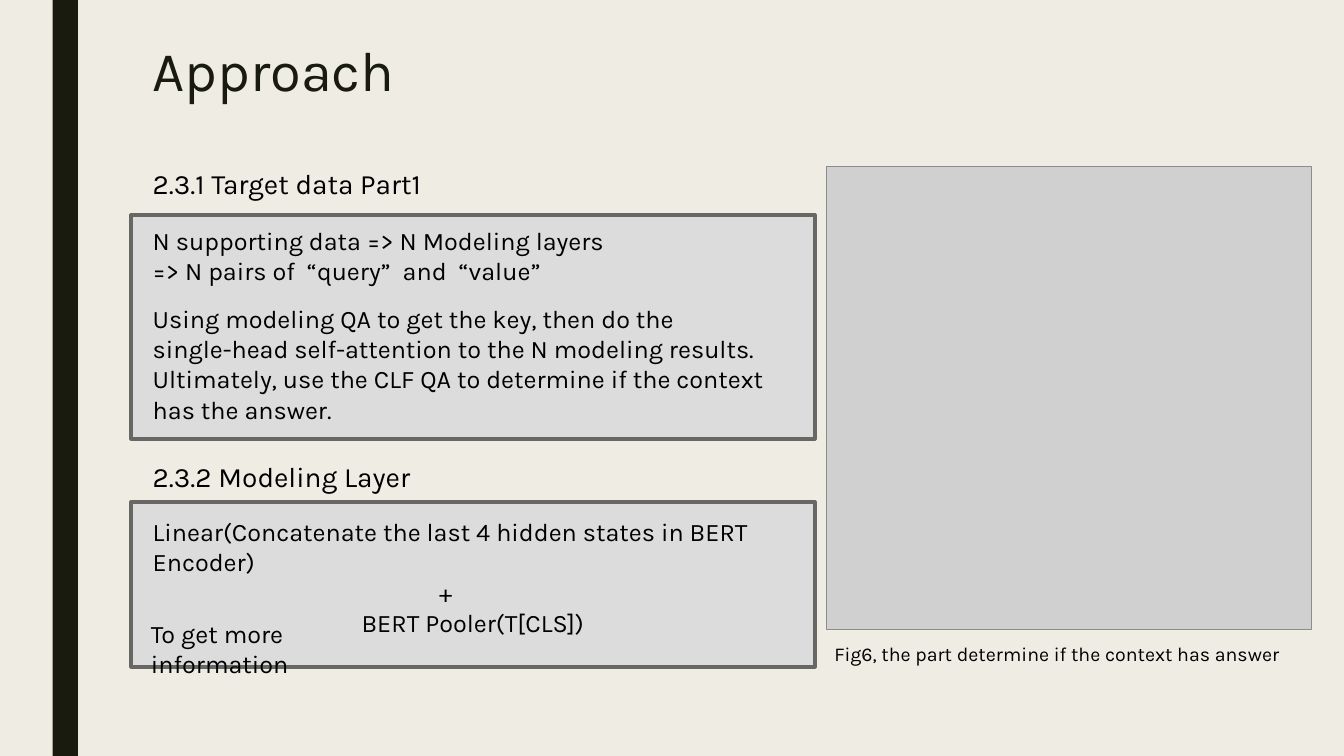
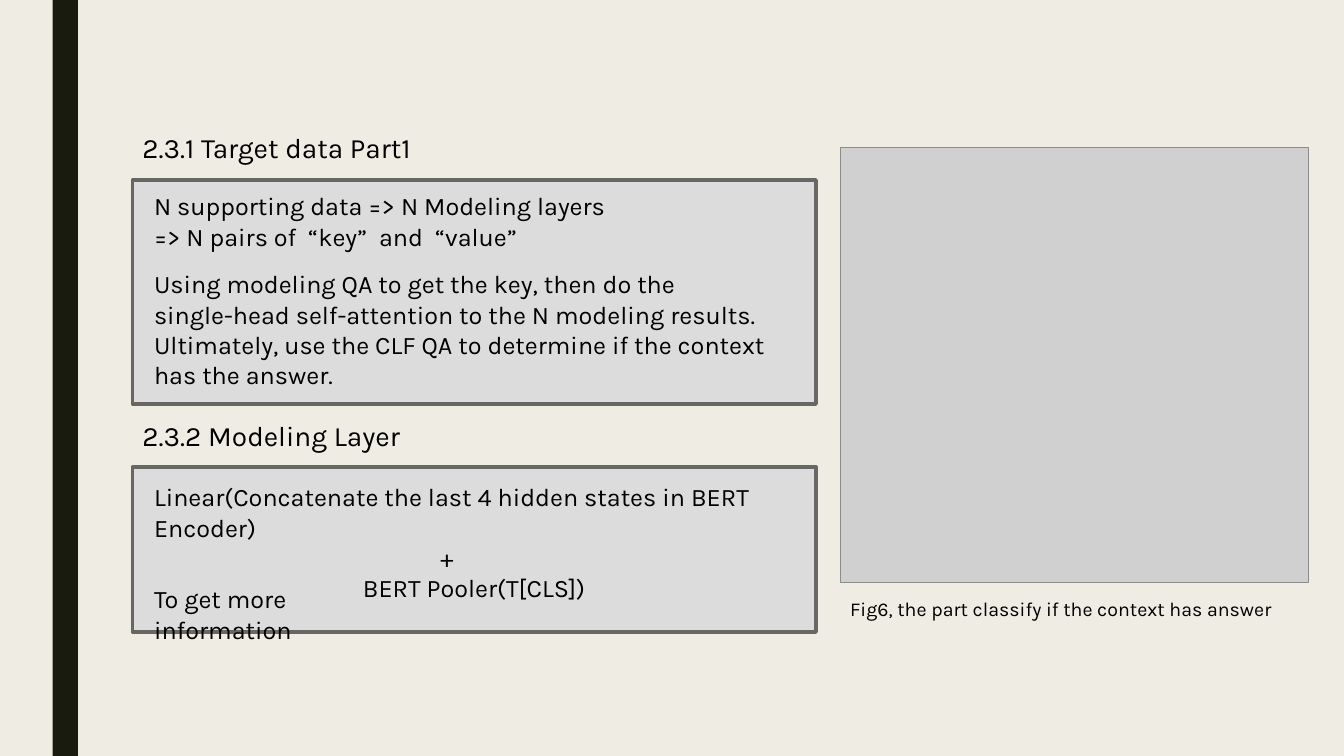
Before and after one commit to wangjasonx62301/How-multitasking-benefits-QA-Retrieval, a slide deck: slide 13 of Temp_2.pptx. Drawn at 1344x756 pixels with LibreOffice and Linux fonts; fonts in the diff are those of the drawing; grey boxes stand for pictures. Boxes give left, top, right and bottom in pixels: in the first picture for what was removed or moved away, otherwise in the second. Text is boxed around its words. In the diff, an @@ line names an element or a change of style, - is before the commit and + after.

```diff
--- a/Temp_2.pptx
+++ b/Temp_2.pptx
@@ title removed at (x1=153, y1=53, x2=395, y2=104) @@
-Approach
@@ text "2.3.1 Target data Part1" moved from (x1=153, y1=175, x2=421, y2=201) to (x1=142, y1=139, x2=411, y2=165) @@
@@ picture resized from (x1=827, y1=166, x2=1313, y2=629) to (x1=841, y1=147, x2=1309, y2=583) @@
@@ text at (x1=186, y1=228, x2=517, y2=252): text changed @@
-=> N pairs of “query” and “value”
+=> N pairs of “key” and “value”
@@ text "2.3.2 Modeling Layer" moved from (x1=153, y1=467, x2=410, y2=494) to (x1=142, y1=427, x2=400, y2=453) @@
@@ 3 texts, 2 rectangles moved together from (x1=131, y1=215, x2=815, y2=667) to (x1=132, y1=180, x2=816, y2=632) @@
@@ text "To get more information" moved from (x1=151, y1=627, x2=289, y2=674) to (x1=154, y1=592, x2=292, y2=640) @@
@@ text at (x1=850, y1=602, x2=1271, y2=621): text changed @@
-Fig6, the part determine if the context has answer
+Fig6, the part classify if the context has answer
```
Also in this commit, not shown: 13 other slides changed, 6 slides added, 2 slides removed, 5 other files.
